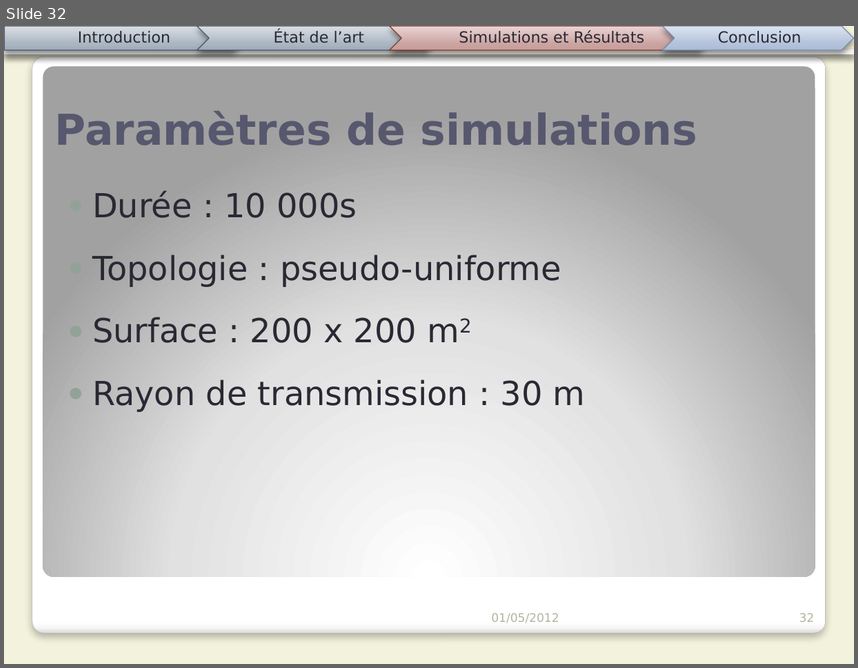
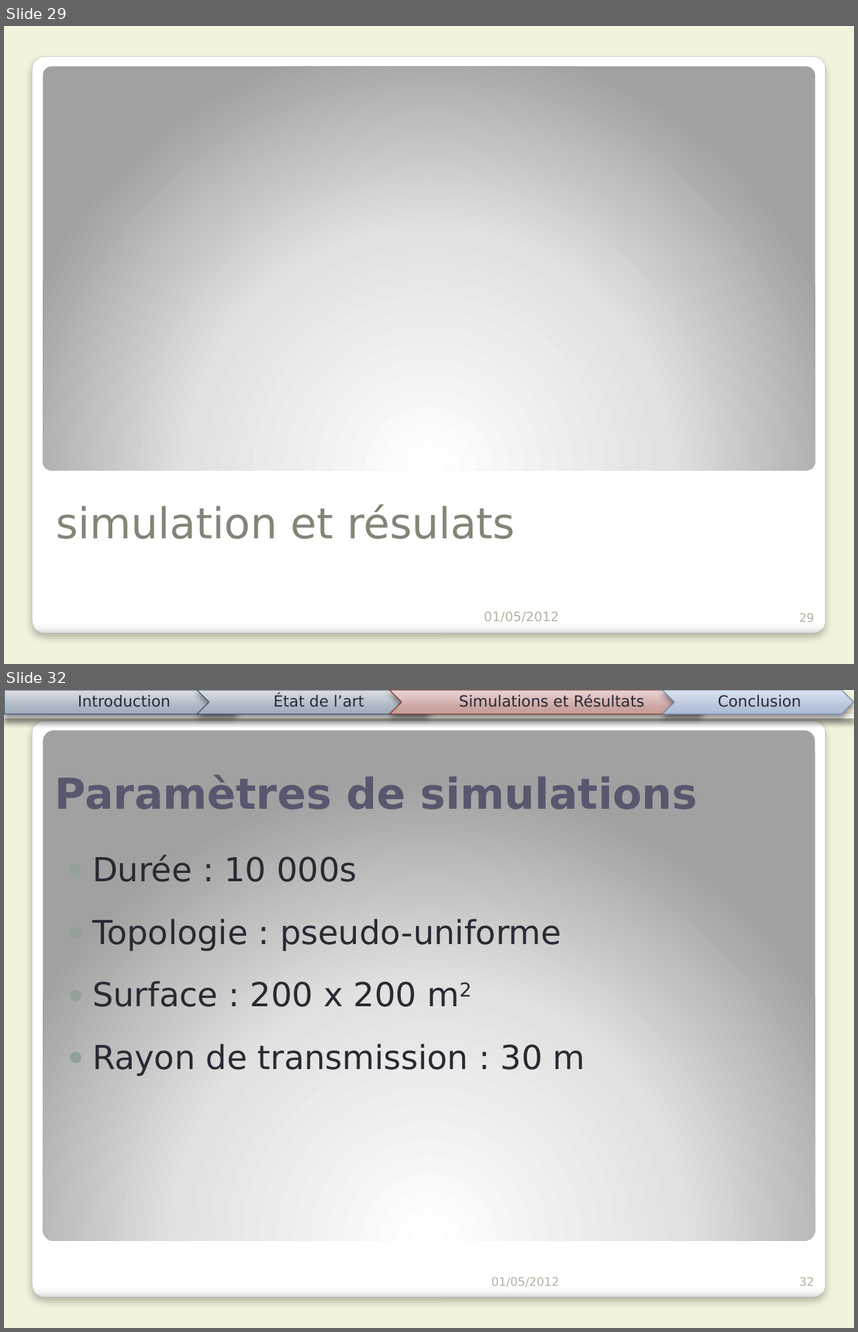
Before and after one commit to Patre/Energy-saving-in-sensors--networks, a slide deck: Redaction/Presentation/pres.pptx. Shown one above the other, each under a label of ours: slide 32 before the commit, slides 29 and 32 after it; the slides between them are not shown. The pictures are 858x668 and 858x1332 pixels, drawn with LibreOffice and Linux fonts; fonts in the diff are those of the drawing. Boxes give left, top, right and bottom in pixels: in the first picture for what was removed or moved away, otherwise in the second. Text is boxed around its words. In the diff, an @@ line names an element or a change of style, - is before the commit and + after.

```diff
--- a/Redaction/Presentation/pres.pptx
+++ b/Redaction/Presentation/pres.pptx
@@ slide 29 added at box(4, 26, 854, 664), background #F3F2DC; not listed: 1 template element that a slide beside it also shows @@
@@ rounded rectangle added at box(43, 66, 815, 470), fill gradient #FFFFFF to #E1E1E1 to #A2A2A2 @@
@@ title added at box(56, 504, 515, 539), 36 pt, text #858478 @@
+simulation et résulats
@@ text added at box(484, 611, 559, 622), 11 pt, text #B4B3A3 @@
+01/05/2012
@@ page number added at box(800, 612, 815, 621), 10 pt, text #B4B3A3 @@
+29
```
Also in this commit, not shown: 24 slides changed.
